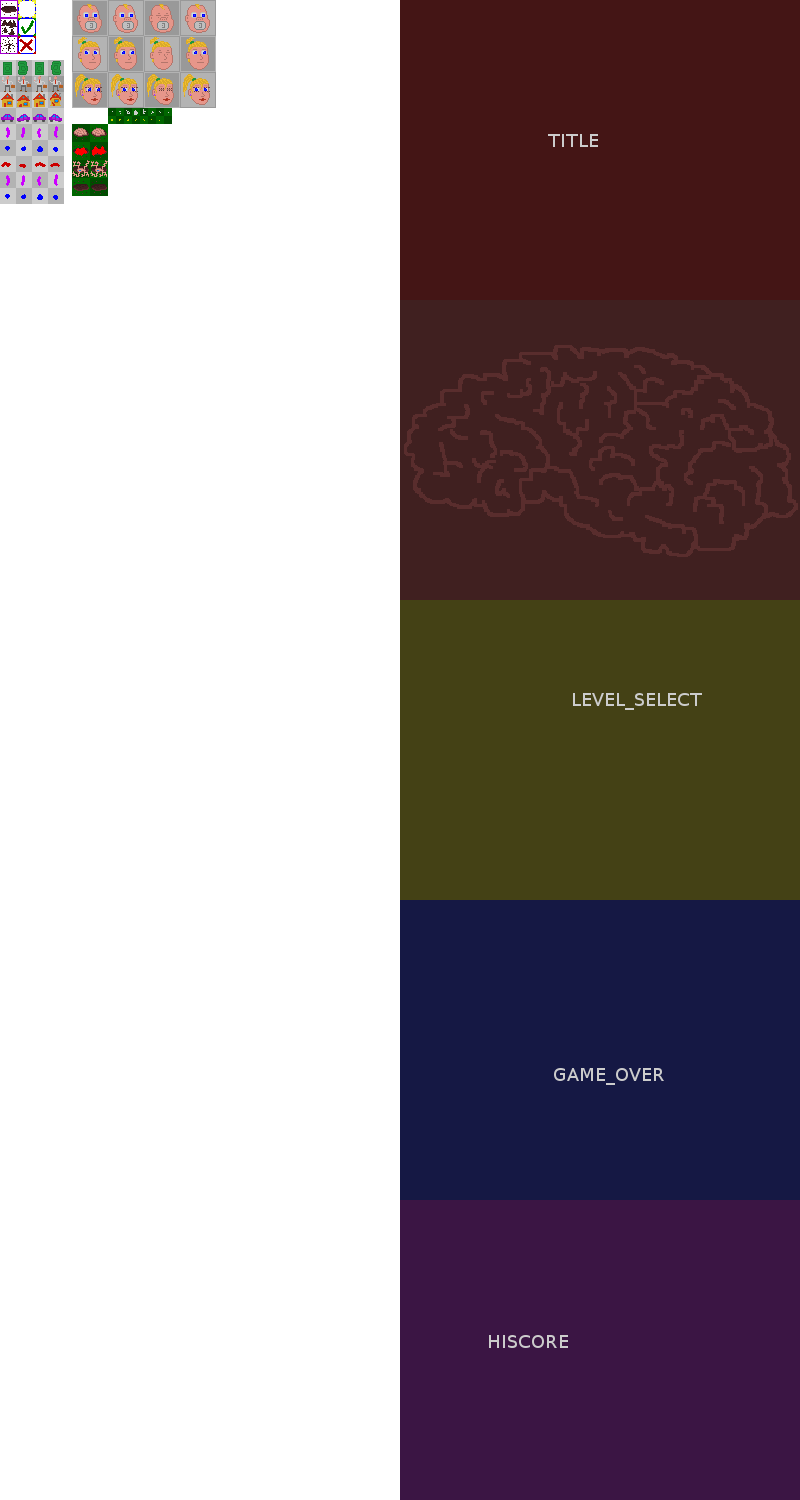
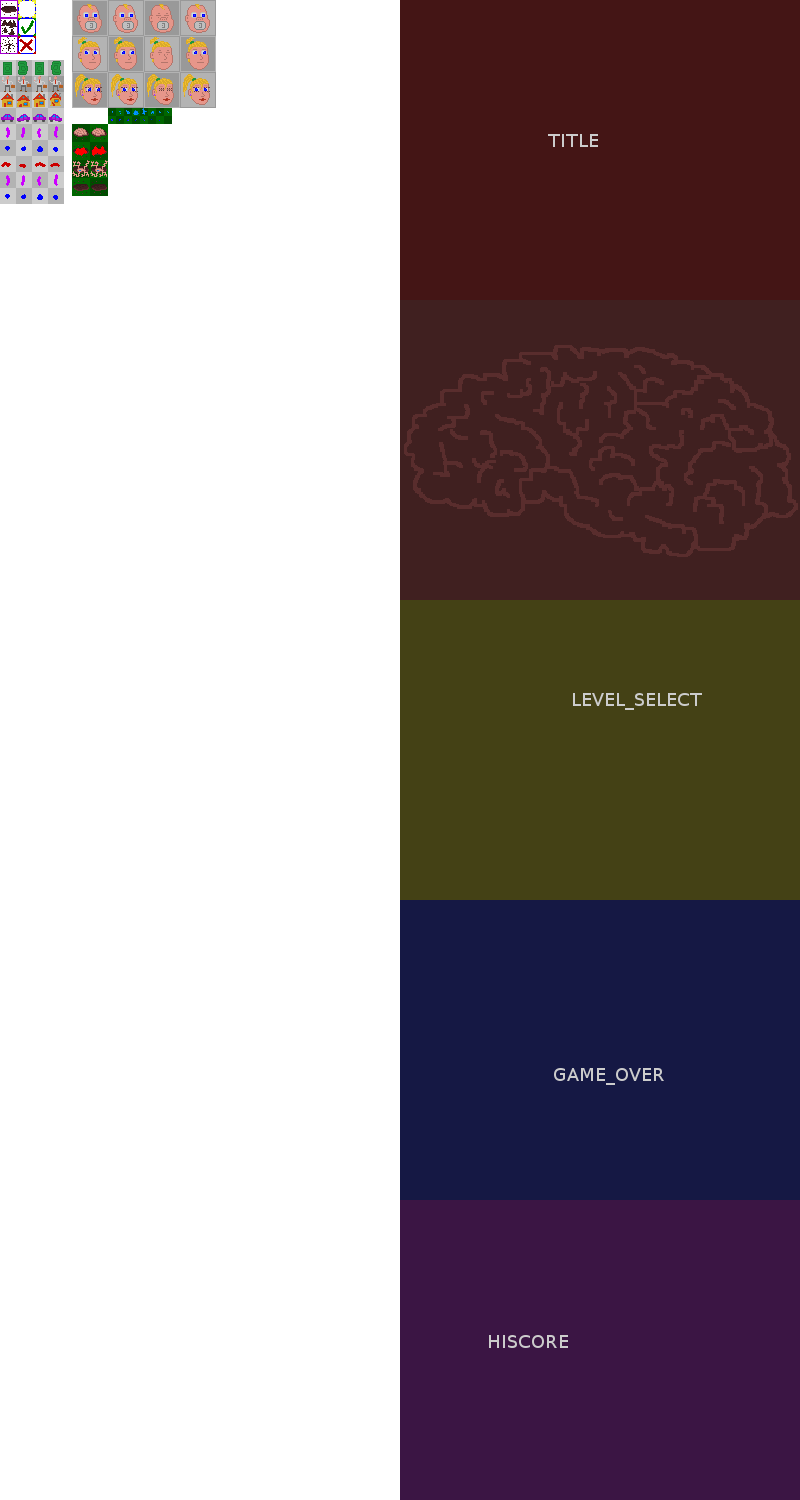
Two versions of the same layered image (800×1500). Layer-by-layer changes:
painted on "gfx" over [111, 108, 169, 121]
